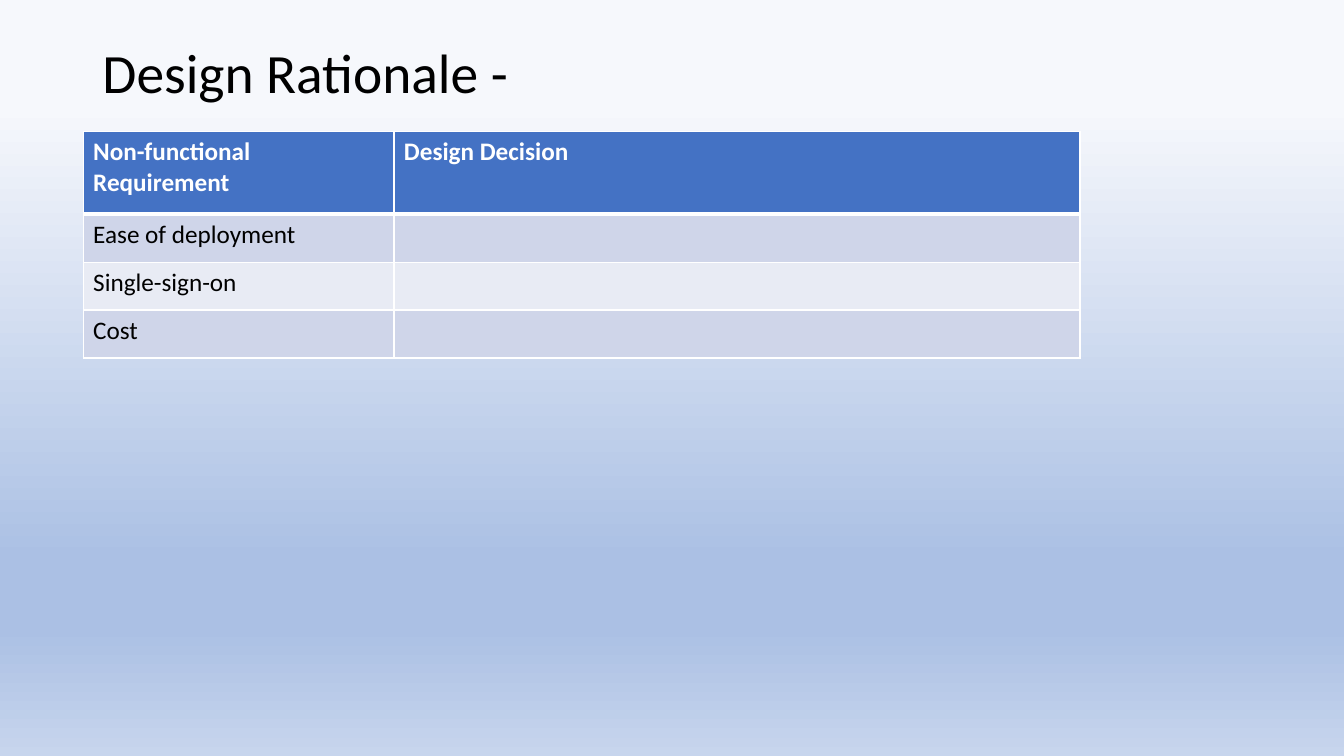
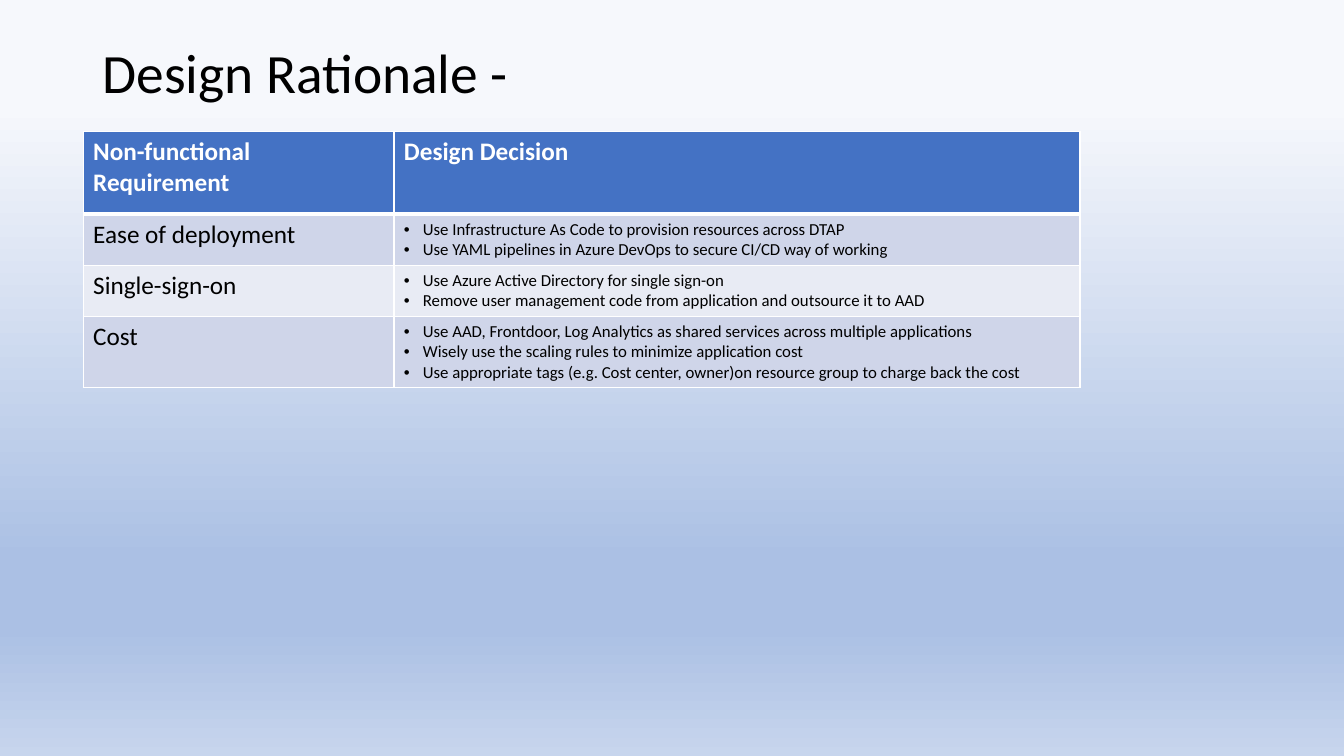
Before and after one commit to patild05/notejam, a slide deck: slide 7 of Documentation/notejam.pptx. Drawn at 1344x756 pixels with LibreOffice and Linux fonts; fonts in the diff are those of the drawing. Boxes give left, top, right and bottom in pixels: in the first picture for what was removed or moved away, otherwise in the second. Text is boxed around its words. In the diff, an @@ line names an element or a change of style, - is before the commit and + after.

```diff
--- a/Documentation/notejam.pptx
+++ b/Documentation/notejam.pptx
@@ table at box(83, 131, 1080, 385) @@
-row 2, column 2: 
+row 2, column 2: Use Infrastructure As Code to provision resources across DTAP / Use YAML pipelines in Azure DevOps to secure CI/CD way of working
-row 3, column 2: 
+row 3, column 2: Use Azure Active Directory for single sign-on / Remove user management code from application and outsource it to AAD
-row 4, column 2: 
+row 4, column 2: Use AAD, Frontdoor, Log Analytics as shared services across multiple applications / Wisely use the scaling rules to minimize application cost / Use appropriate tags (e.g. Cost center, owner)on resource group to charge back the cost
```
Also in this commit, not shown: 2 other slides changed, 3 other files.
